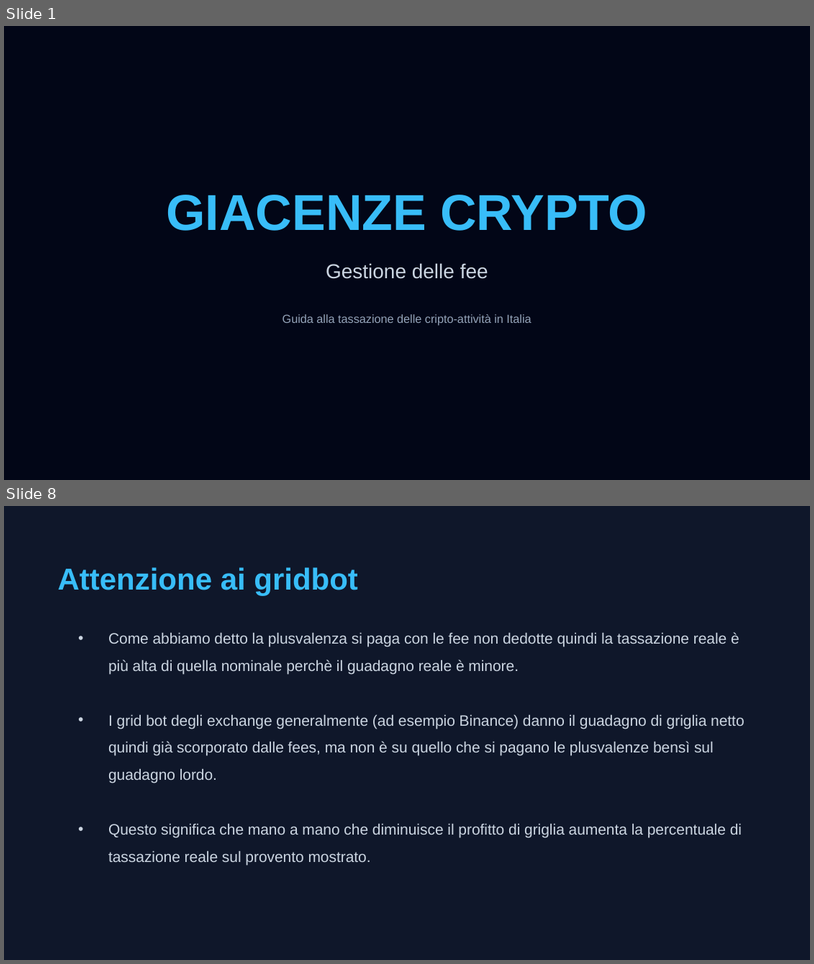
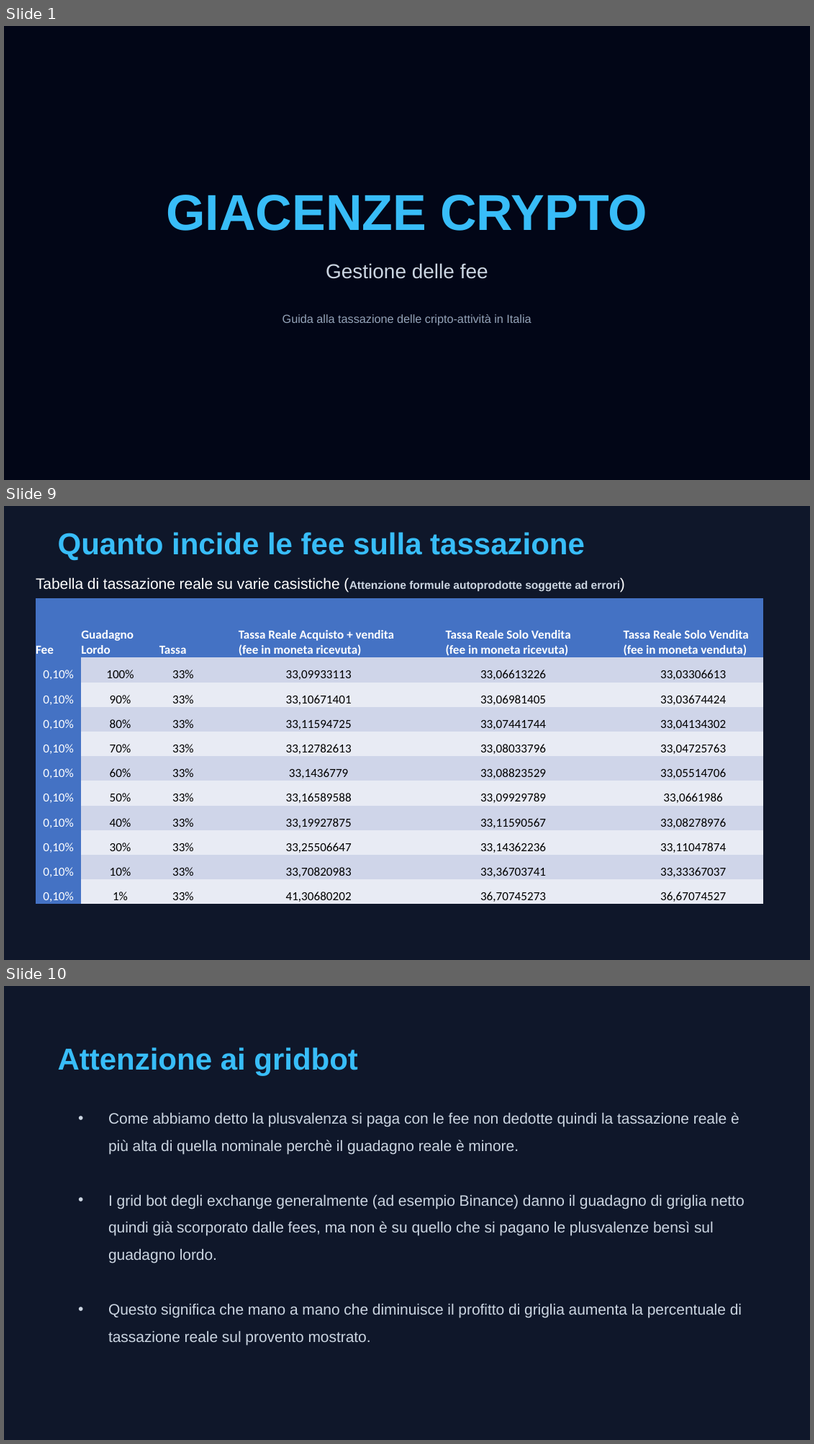
Before and after one commit to Lucapasselli/GiacenzeCrypto, a slide deck: Documentazione/Gestione delle fee.pptx. Shown one above the other, each under a label of ours: slides 1 and 8 before the commit, slides 1, 9 and 10 after it; the slides between them are not shown. The pictures are 814x964 and 814x1444 pixels, drawn with LibreOffice and Linux fonts; fonts in the diff are those of the drawing. Boxes give left, top, right and bottom in pixels: in the first picture for what was removed or moved away, otherwise in the second. Text is boxed around its words. In the diff, an @@ line names an element or a change of style, - is before the commit and + after.

```diff
--- a/Documentazione/Gestione delle fee.pptx
+++ b/Documentazione/Gestione delle fee.pptx
@@ slide 9 added at <box>4,506,810,960</box>, background #0F172A @@
@@ text added at <box>58,532,585,561</box>, 27 pt, text #38BDF8, bold @@
+Quanto incide le fee sulla tassazione
@@ text added at <box>36,577,621,592</box>, 10 pt, text #CBD5E1, bold @@
+Tabella di tassazione reale su varie casistiche (Attenzione formule autoprodotte soggette ad errori)
@@ table added at <box>36,598,764,907</box>, 11 rows, 9 columns @@
+Fee | Guadagno Lordo | Tassa |  | Tassa Reale Acquisto + vendita (fee in moneta ricevuta) |  | Tassa Reale Solo Vendita (fee in moneta ricevuta) |  | Tassa Reale Solo Vendita (fee in moneta venduta)
+0,10% | 100% | 33% |  | 33,09933113 |  | 33,06613226 |  | 33,03306613
+0,10% | 90% | 33% |  | 33,10671401 |  | 33,06981405 |  | 33,03674424
+0,10% | 80% | 33% |  | 33,11594725 |  | 33,07441744 |  | 33,04134302
+0,10% | 70% | 33% |  | 33,12782613 |  | 33,08033796 |  | 33,04725763
+0,10% | 60% | 33% |  | 33,1436779 |  | 33,08823529 |  | 33,05514706
+0,10% | 50% | 33% |  | 33,16589588 |  | 33,09929789 |  | 33,0661986
+0,10% | 40% | 33% |  | 33,19927875 |  | 33,11590567 |  | 33,08278976
+0,10% | 30% | 33% |  | 33,25506647 |  | 33,14362236 |  | 33,11047874
+0,10% | 10% | 33% |  | 33,70820983 |  | 33,36703741 |  | 33,33367037
+0,10% | 1% | 33% |  | 41,30680202 |  | 36,70745273 |  | 36,67074527
@@ what was slide 8 is now slide 10 @@
```
Also in this commit, not shown: 8 slides changed, 1 other slide added, 1 other file.
